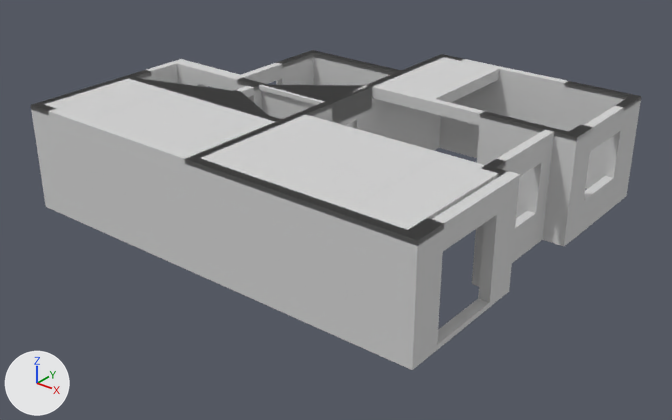
Renders of the Blender file output_full.blend from each side of a commit.
The view is the same before and after, from a 50 mm camera at (48.92, -75.28, 10.93) aimed at (34.91, -57.76, 0.06). The lights are fixed; the arrows at lower left show +X, +Y and +Z. The first picture is the older version.

The first picture shows '可拆墙_围合000', '层高块000', '层高块001', '层高块002', '层高块003', '层高块004', '层高块005', '层高块006', '层高块007', '层高块008', '层高块009', '层高块010', '层高块011', '层高块012', '层高块013', '层高块014', '承重墙_围合000', '承重墙_围合001', '承重墙_围合002', '承重墙_围合007', '承重墙_围合008', '承重墙_围合009', '承重墙_围合010', '梁000' and 25 more.
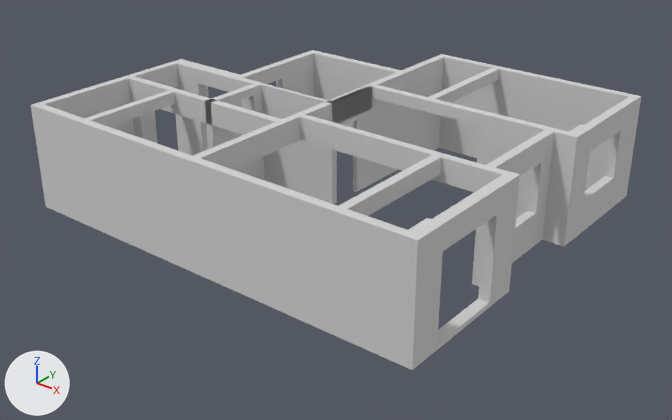
Location of each change, [x1, y1, x2, y2] in pixels of the pictures (672 x 420 px):
'层高块008', deleted: before [201, 117, 432, 206]
'层高块004', deleted: before [91, 92, 275, 156]
'层高块009', deleted: before [348, 157, 498, 230]
'层高块007', deleted: before [185, 156, 444, 246]
'层高块006', deleted: before [44, 78, 168, 118]
'层高块013', deleted: before [378, 57, 492, 97]
'层高块001', deleted: before [193, 84, 365, 158]
'层高块003', deleted: before [139, 79, 280, 121]
'层高块011', deleted: before [480, 111, 593, 141]
'层高块014', deleted: before [276, 50, 401, 75]
'层高块005', deleted: before [31, 70, 151, 115]
'层高块012', deleted: before [565, 81, 641, 111]
'层高块000', deleted: before [237, 78, 337, 107]
'层高块002', deleted: before [367, 54, 462, 87]
'层高块010', deleted: before [482, 159, 508, 177]
'可拆墙_围合000', unchanged, uncovered by the edit: before [237, 80, 337, 123]; after [237, 78, 337, 204]
'承重墙_围合000', unchanged, uncovered by the edit: before [31, 72, 152, 214]; after [31, 70, 158, 214]
'梁000', unchanged, uncovered by the edit: before [301, 114, 485, 168]; after [300, 114, 485, 192]
'梁002', unchanged, uncovered by the edit: before [194, 85, 372, 157]; after [193, 85, 372, 170]

What the commit changed:
Object '层高块000' (ob_层高块000) is deleted.
Object '层高块001' (ob_层高块001) is deleted.
Object '层高块002' (ob_层高块002) is deleted.
Object '层高块003' (ob_层高块003) is deleted.
Object '层高块004' (ob_层高块004) is deleted.
Object '层高块005' (ob_层高块005) is deleted.
Object '层高块006' (ob_层高块006) is deleted.
Object '层高块007' (ob_层高块007) is deleted.
Object '层高块008' (ob_层高块008) is deleted.
Object '层高块009' (ob_层高块009) is deleted.
Object '层高块010' (ob_层高块010) is deleted.
Object '层高块011' (ob_层高块011) is deleted.
Object '层高块012' (ob_层高块012) is deleted.
Object '层高块013' (ob_层高块013) is deleted.
Object '层高块014' (ob_层高块014) is deleted.
